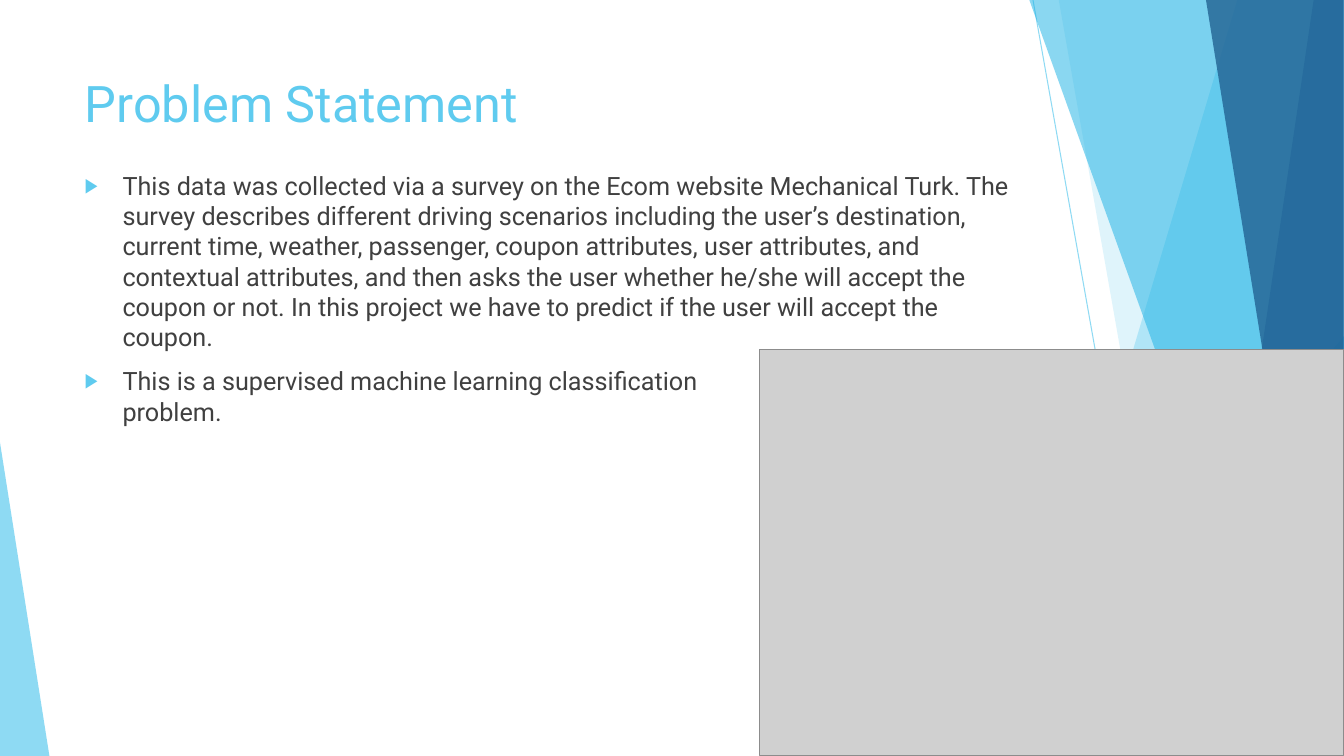
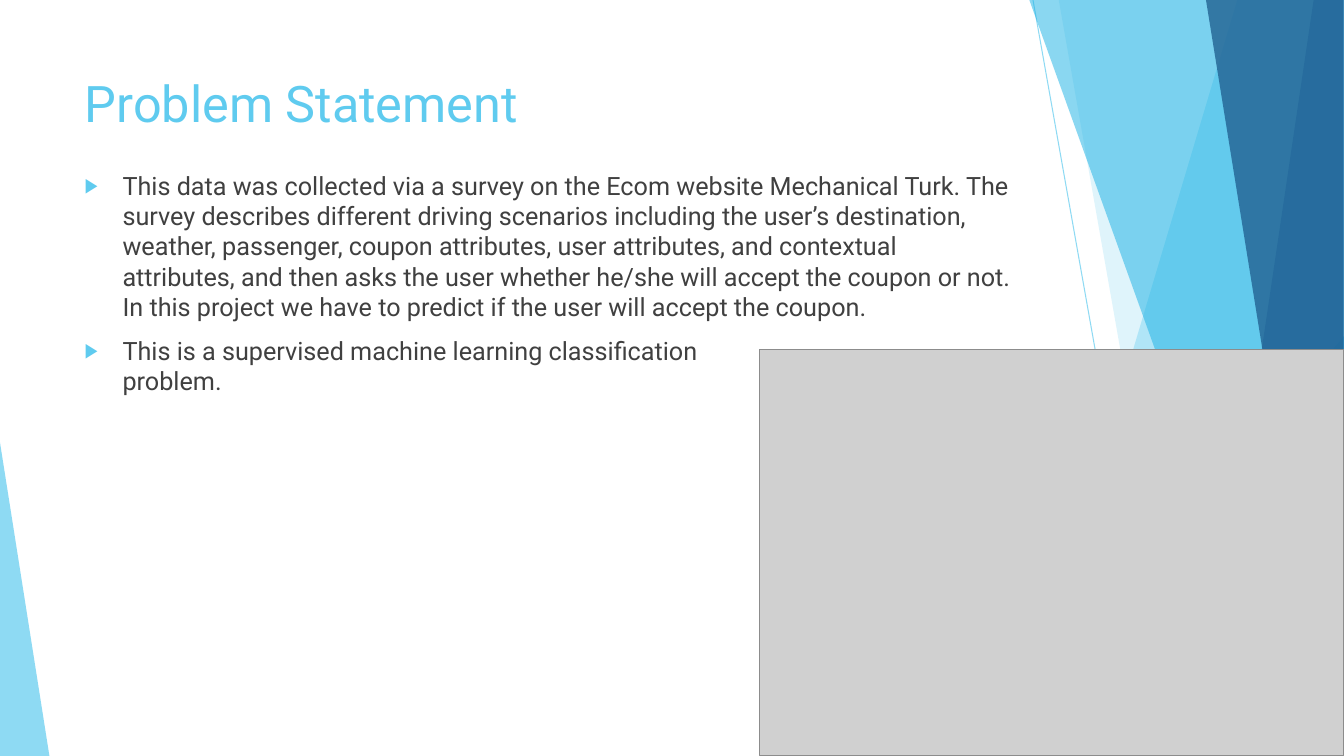
Before and after one commit to meghrajkonduskar/In-Drive-Coupon-Recommendation-Project, a slide deck: slide 2 of In Drive Coupon Recommendation.pptx. Drawn at 1344x756 pixels with LibreOffice and Linux fonts; fonts in the diff are those of the drawing; grey boxes stand for pictures. Boxes give left, top, right and bottom in pixels: in the first picture for what was removed or moved away, otherwise in the second. Text is boxed around its words. In the diff, an @@ line names an element or a change of style, - is before the commit and + after.

```diff
--- a/In Drive Coupon Recommendation.pptx
+++ b/In Drive Coupon Recommendation.pptx
@@ text at [123,176,1010,322]: text changed @@
-▶ This data was collected via a survey on the Ecom website Mechanical Turk. The survey describes different driving scenarios including the user’s destination, current time, weather, passenger, coupon attributes, user attributes, and contextual attributes, and then asks the user whether he/she will accept the coupon or not. In this project we have to predict if the user will accept the coupon.
+▶ This data was collected via a survey on the Ecom website Mechanical Turk. The survey describes different driving scenarios including the user’s destination, weather, passenger, coupon attributes, user attributes, and contextual attributes, and then asks the user whether he/she will accept the coupon or not. In this project we have to predict if the user will accept the coupon.
```
Also in this commit, not shown: 5 other slides changed, 20 slides added, 1 slide removed, 28 other files.
